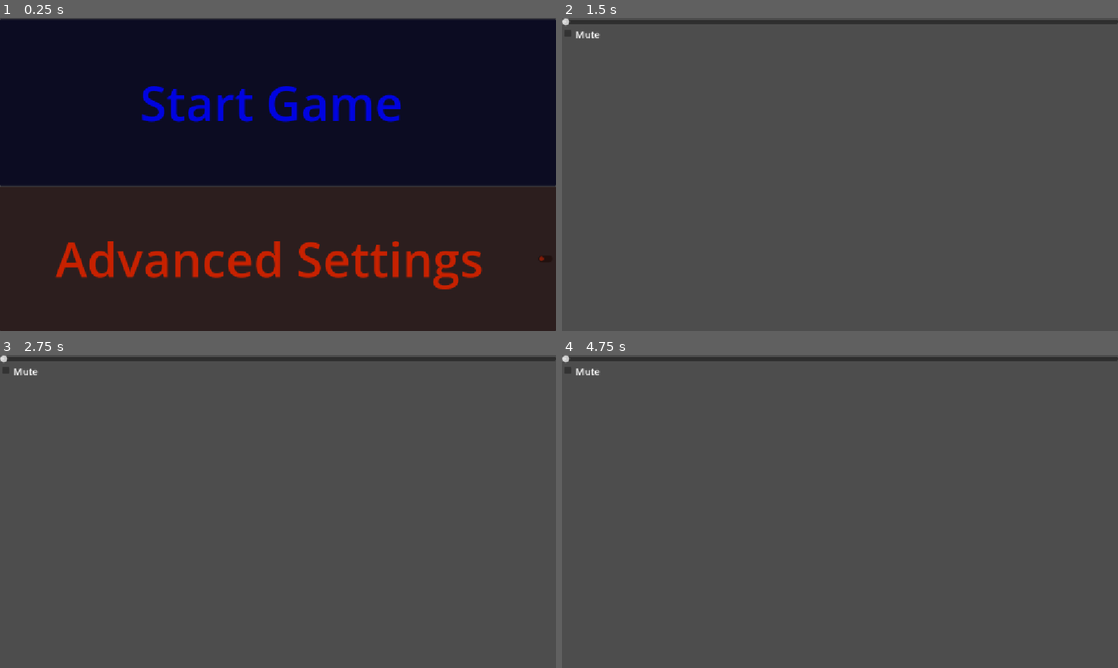
Above: before the commit, frames 1-4 (two rows, left to right).
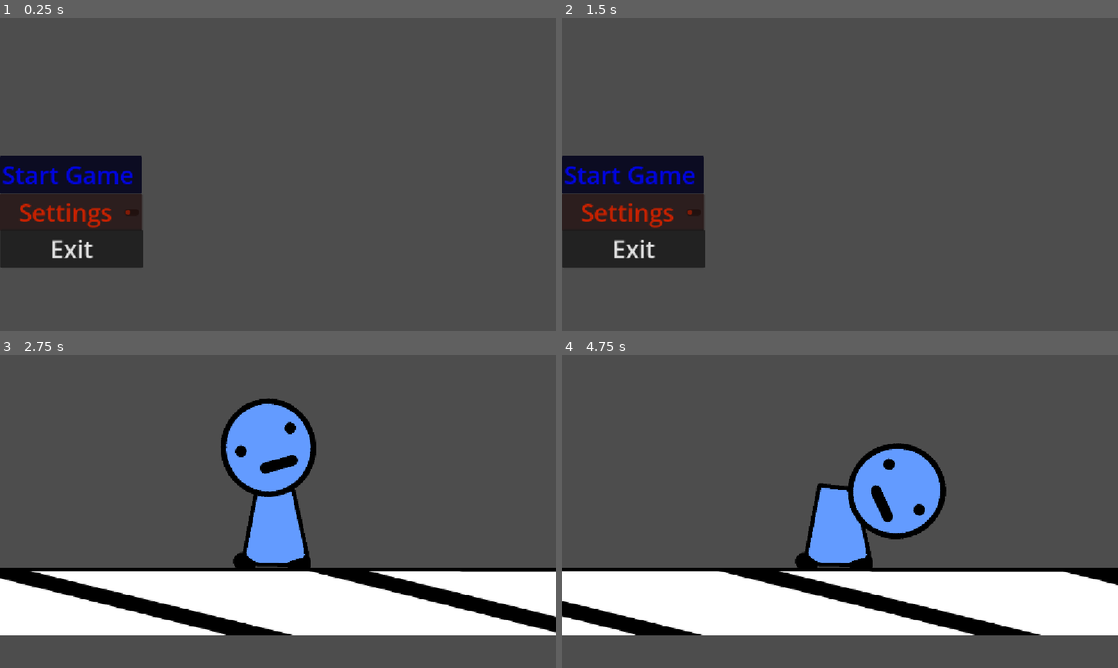
Above: after the commit, the same moments.

Repository: average4136/head-over-heels-game
Game: Godot game, scene res://Scenes/main_menu.tscn
Two runs of this game, one before a commit and one after it. Both use one fixed random seed, a clock stepped at 60 frames per second and the inputs below.
Inputs (mouse positions are in pixels of both pictures, inside the frame that each line leads up to):
- Up to frame 1 (0.25 s): no input
- Up to frame 2 (1.5 s): click "Advanced Settings" (after the commit: "Settings") at 0.5 s; click (828, 299) at 1.25 s, where only the run after the commit has a clickable "Back"
- Up to frame 3 (2.75 s): click (72, 511) at 2 s, where only the run after the commit has a clickable "Start Game"
- Up to frame 4 (4.75 s): tap Enter (ui_accept) at 2.75, 3.02, 3.77 s; hold Right (ui_right) 2.78-4.28 s; hold Left (ui_left) from 4.28 s (still down)

The runs differ from the first frame. In frame 1, 93% of the frame differs, in the area x 0-100%, y 0-100%; in frame 2, 10%; in frame 3, 30%; in frame 4, 30%.

Commit message:
added font and back button to settings

Diff:
--- a/Main_Menu.gd
+++ b/Main_Menu.gd
@@ -7,3 +7,8 @@
 
 func _on_check_button_pressed() -> void:
 	get_tree().change_scene_to_file("res://Scenes/settings.tscn")
+
+
+
+func _on_button_exit_pressed() -> void:
+	get_tree().quit()
--- a/Scenes/main_menu.tscn
+++ b/Scenes/main_menu.tscn
@@ -7,6 +7,7 @@
 anchors_preset = 15
 anchor_right = 1.0
 anchor_bottom = 1.0
+offset_right = -680.0
 grow_horizontal = 2
 grow_vertical = 2
 script = ExtResource("1_28flt")
@@ -14,16 +15,17 @@
 [node name="PanelContainer" type="PanelContainer" parent="." unique_id=1594007017]
 modulate = Color(0, 0.01666689, 1, 1)
 layout_mode = 1
-anchors_preset = -1
-anchor_right = 1.0
-anchor_bottom = 0.531
-offset_top = 3.0
-offset_bottom = 2.9119873
-grow_horizontal = 2
+anchors_preset = 4
+anchor_top = 0.5
+anchor_bottom = 0.5
+offset_top = -38.5
+offset_right = 294.0
+offset_bottom = 38.5
+grow_vertical = 2
 
 [node name="Button" type="Button" parent="PanelContainer" unique_id=1122144363]
 layout_mode = 2
-theme_override_font_sizes/font_size = 100
+theme_override_font_sizes/font_size = 50
 action_mode = 0
 button_mask = 5
 text = "Start Game "
@@ -32,20 +34,35 @@
 modulate = Color(0.89, 0.14833336, 0, 1)
 self_modulate = Color(1, 0, 0.016666412, 1)
 layout_mode = 1
-anchors_preset = 12
-anchor_top = 1.0
-anchor_right = 1.0
-anchor_bottom = 1.0
-offset_top = -299.0
-grow_horizontal = 2
+anchors_preset = -1
+anchor_top = 0.56200004
+anchor_right = 1.0400001
+anchor_bottom = 0.68100005
+offset_top = -0.17602539
+offset_right = -195.88004
+offset_bottom = -0.2880249
 grow_vertical = 0
 
 [node name="CheckButton" type="CheckButton" parent="PanelContainer2" unique_id=1857087957]
 layout_mode = 2
 size_flags_vertical = 4
-theme_override_font_sizes/font_size = 100
-text = "Advanced Settings"
+theme_override_font_sizes/font_size = 50
+text = " Settings"
 alignment = 1
+
+[node name="PanelContainer3" type="PanelContainer" parent="." unique_id=1398797098]
+layout_mode = 0
+offset_left = 1.0
+offset_top = 438.0
+offset_right = 296.0
+offset_bottom = 518.0
+
+[node name="Button" type="Button" parent="PanelContainer3" unique_id=993245516]
+layout_mode = 2
+theme_override_font_sizes/font_size = 50
+button_mask = 5
+text = "Exit"
 
 [connection signal="pressed" from="PanelContainer/Button" to="." method="_on_button_pressed"]
 [connection signal="pressed" from="PanelContainer2/CheckButton" to="." method="_on_check_button_pressed"]
+[connection signal="pressed" from="PanelContainer3/Button" to="." method="_on_button_exit_pressed"]
--- a/Scenes/settings.tscn
+++ b/Scenes/settings.tscn
@@ -16,6 +16,7 @@
 anchors_preset = 15
 anchor_right = 1.0
 anchor_bottom = 1.0
+offset_right = 4.0
 grow_horizontal = 2
 grow_vertical = 2
 
@@ -30,10 +31,24 @@
 
 [node name="Label" type="Label" parent="MarginContainer/VBoxContainer/mute" unique_id=1905703565]
 layout_mode = 0
-offset_left = 28.0
-offset_right = 258.0
-offset_bottom = 23.0
+offset_left = 34.0
+offset_top = -3.0
+offset_right = 264.0
+offset_bottom = 25.0
 theme_override_font_sizes/font_size = 20
 text = "Mute"
 
+[node name="PanelContainer" type="PanelContainer" parent="." unique_id=1642201258]
+layout_mode = 0
+offset_left = 421.0
+offset_top = 546.0
+offset_right = 687.0
+offset_bottom = 613.0
+
+[node name="Button" type="Button" parent="PanelContainer" unique_id=727804088]
+layout_mode = 2
+theme_override_font_sizes/font_size = 50
+text = "Back"
+
 [connection signal="value_changed" from="MarginContainer/VBoxContainer/Volume" to="." method="_on_volume_value_changed"]
+[connection signal="pressed" from="PanelContainer/Button" to="." method="_on_back_button_pressed"]
--- a/settings.gd
+++ b/settings.gd
@@ -2,4 +2,8 @@
 
 
 func _on_volume_value_changed(value: float) -> void:
- AudioServer.set_bus_volume_db(0,value)
+ AudioServer.set_bus_volume_db(50,value)
+
+
+func _on_back_button_pressed() -> void:
+ get_tree().change_scene_to_file("res://Scenes/main_menu.tscn")
Binary file added: Assets/Font/Comic_White_Rabbit_.otf
Not shown, added: Assets/Font/Comic_White_Rabbit_.otf.import
Not shown, added: Assets/Font/Read_Me.txt
